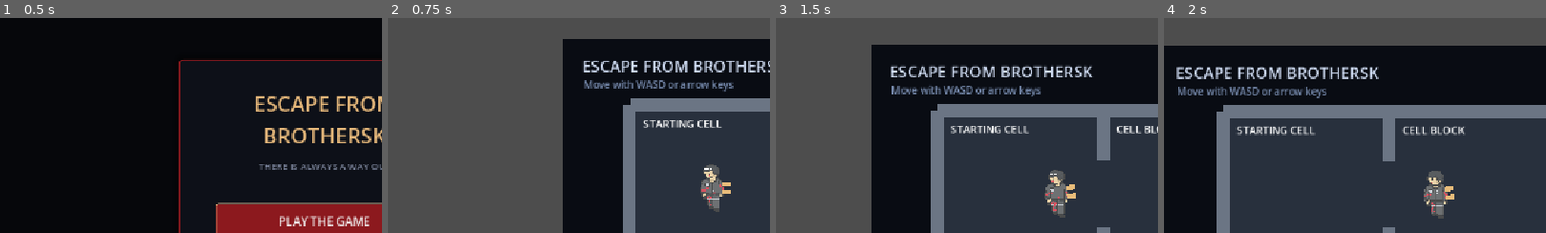
Above: before the commit, frames 1-4 (left to right).
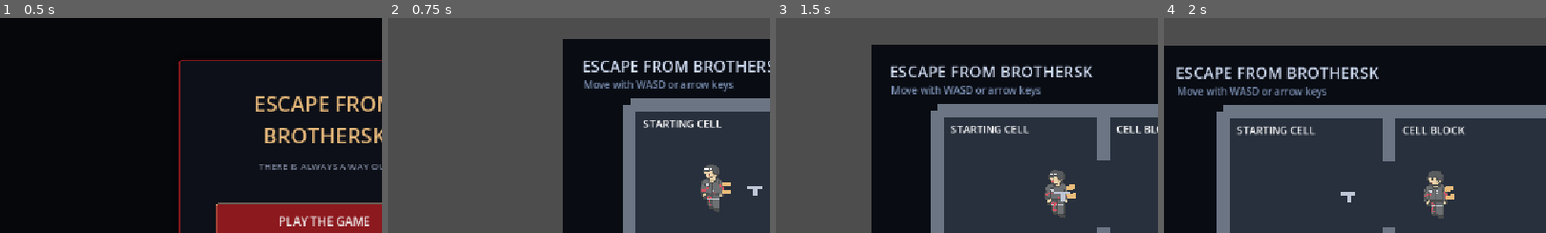
Above: after the commit, the same moments.

Repository: Lolanimus/EscapeFromBrothersk
Game: Godot game, scene res://scenes/main_menu.tscn
Same seed, same stepped clock (60 frames per second), same inputs: the game is played once before the commit and once after it.
Inputs (mouse positions are % of the whole screen's width and height, from its top left):
- Up to frame 1 (0.5 s): no input
- Up to frame 2 (0.75 s): click "PLAY THE GAME" at 0.5 s
- Up to frame 3 (1.5 s): tap Enter at 1.25 s; move the mouse to (72, 45) at 1.27 s; hold D (move_right) from 1.28 s (still down); click (72, 45) at 1.35 s
- Up to frame 4 (2 s): keep holding D (move_right); tap Space (shoot, bound only before the commit) at 1.55 s
The pictures show only the part of the screen within x 8-58%, y 10-60%; the shares and areas given below are measured in that part.

Frame 1 is identical in both runs. In frame 2, less than 0.1% of the frame differs, in the area x 94-98%, y 78-83%; in frame 3, less than 0.1%; in frame 4, 0.1%, in the area x 46-50%, y 80-86%.

Commit message:
Implement pistol acquisition and firing

Diff:
--- a/project.godot
+++ b/project.godot
@@ -50,9 +50,14 @@
 , Object(InputEventKey,"resource_local_to_scene":false,"resource_name":"","device":-1,"window_id":0,"alt_pressed":false …(186 unchanged characters)…
 ]
 }
+interact={
+"deadzone": 0.5,
+"events": [Object(InputEventKey,"resource_local_to_scene":false,"resource_name":"","device":-1,"window_id":0,"alt_pressed":false,"shift_pressed":false,"ctrl_pressed":false,"meta_pressed":false,"pressed":false,"keycode":0,"physical_keycode":69,"key_label":0,"unicode":101,"location":0,"echo":false,"script":null)
+]
+}
 shoot={
 "deadzone": 0.5,
-"events": [Object(InputEventKey,"resource_local_to_scene":false,"resource_name":"","device":-1,"window_id":0,"alt_pressed":false,"shift_pressed":false,"ctrl_pressed":false,"meta_pressed":false,"pressed":false,"keycode":0,"physical_keycode":32,"key_label":0,"unicode":0,"location":0,"echo":false,"script":null)
+"events": [Object(InputEventMouseButton,"resource_local_to_scene":false,"resource_name":"","device":-1,"window_id":0,"alt_pressed":false,"shift_pressed":false,"ctrl_pressed":false,"meta_pressed":false,"button_mask":0,"position":Vector2(0, 0),"global_position":Vector2(0, 0),"factor":1.0,"button_index":1,"canceled":false,"pressed":false,"double_click":false,"script":null)
 ]
 }
 
--- a/scenes/main.tscn
+++ b/scenes/main.tscn
@@ -5,12 +5,16 @@
 [ext_resource type="Script" uid="uid://b32oapm3pxhbs" path="res://scripts/enemy.gd" id="3_enemy"]
 [ext_resource type="Script" path="res://scripts/player_camera.gd" id="4_camera"]
 [ext_resource type="Script" path="res://scripts/prison_level.gd" id="5_level"]
+[ext_resource type="Script" path="res://scripts/weapon_pickup.gd" id="6_pickup"]
 
 [sub_resource type="RectangleShape2D" id="RectangleShape2D_go7yb"]
 size = Vector2(37, 73)
 
 [sub_resource type="RectangleShape2D" id="RectangleShape2D_2urpc"]
 size = Vector2(42, 48)
+
+[sub_resource type="CircleShape2D" id="CircleShape2D_pistol"]
+radius = 14.0
 
 [node name="Main" type="Node2D" unique_id=1178601059]
 script = ExtResource("5_level")
@@ -66,13 +70,33 @@
 polygon = PackedVector2Array(14, 3, 27, 3, 27, 10, 14, 10)
 color = Color(0.91, 0.74, 0.48, 1)
 
+[node name="Pistol" type="Polygon2D" parent="Player/AimPivot"]
+visible = false
+polygon = PackedVector2Array(12, -5, 34, -5, 34, 2, 25, 2, 25, 13, 18, 13, 18, 2, 12, 2)
+color = Color(0.75, 0.78, 0.84, 1)
+
 [node name="Camera2D" type="Camera2D" parent="Player" unique_id=1666563782]
 script = ExtResource("4_camera")
+
+[node name="Pickups" type="Node2D" parent="."]
+
+[node name="Pistol" type="Area2D" parent="Pickups" groups=["weapon_pickups"]]
+position = Vector2(290, 225)
+collision_layer = 0
+collision_mask = 0
+script = ExtResource("6_pickup")
+
+[node name="CollisionShape2D" type="CollisionShape2D" parent="Pickups/Pistol"]
+shape = SubResource("CircleShape2D_pistol")
+
+[node name="Visual" type="Polygon2D" parent="Pickups/Pistol"]
+polygon = PackedVector2Array(-14, -4, 10, -4, 10, 2, 3, 2, 3, 11, -4, 11, -4, 2, -14, 2)
+color = Color(0.75, 0.78, 0.84, 1)
 
 [node name="Enemies" type="Node2D" parent="." unique_id=140466316]
 position = Vector2(663, 318)
 
-[node name="Enemy1" type="CharacterBody2D" parent="Enemies" unique_id=1032443518]
+[node name="Enemy1" type="CharacterBody2D" parent="Enemies" groups=["police"] unique_id=1032443518]
 position = Vector2(10, -1)
 collision_layer = 2
 script = ExtResource("3_enemy")
--- /dev/null
+++ b/scenes/pistol_projectile.tscn
@@ -0,0 +1,18 @@
+[gd_scene load_steps=3 format=3]
+
+[ext_resource type="Script" path="res://scripts/pistol_projectile.gd" id="1_projectile"]
+
+[sub_resource type="RectangleShape2D" id="RectangleShape2D_projectile"]
+size = Vector2(12, 4)
+
+[node name="PistolProjectile" type="Area2D" groups=["player_projectiles"]]
+collision_layer = 4
+collision_mask = 3
+script = ExtResource("1_projectile")
+
+[node name="CollisionShape2D" type="CollisionShape2D" parent="."]
+shape = SubResource("RectangleShape2D_projectile")
+
+[node name="Visual" type="Polygon2D" parent="."]
+polygon = PackedVector2Array(-6, -2, 6, -2, 6, 2, -6, 2)
+color = Color(1, 0.9, 0.35, 1)
--- a/scripts/enemy.gd
+++ b/scripts/enemy.gd
@@ -26,9 +26,14 @@
 @onready var target: CharacterBody2D = get_node_or_null(target_path) as CharacterBody2D
 
 var is_alerted: bool = false
+var life_state: StringName = &"living"
 
 
 func _physics_process(_delta: float) -> void:
+	if life_state == &"dead":
+		velocity = Vector2.ZERO
+		return
+
 	velocity = Vector2.ZERO
 
 	if target != null and not is_alerted and _can_see_target():
@@ -42,6 +47,19 @@
 			velocity = global_position.direction_to(pursuit_position) * speed
 
 	move_and_slide()
+
+
+func take_player_projectile_hit() -> void:
+	if life_state != &"living" and life_state != &"knocked_down":
+		return
+
+	life_state = &"dead"
+	is_alerted = false
+	velocity = Vector2.ZERO
+	collision_layer = 0
+	collision_mask = 0
+	modulate = Color(0.35, 0.35, 0.35, 1.0)
+	set_physics_process(false)
 
 
 func _get_next_pursuit_position() -> Vector2:
--- /dev/null
+++ b/scripts/pistol_projectile.gd
@@ -0,0 +1,21 @@
+class_name PistolProjectile
+extends Area2D
+
+var direction := Vector2.RIGHT
+var speed := 1200.0
+
+
+func _ready() -> void:
+	body_entered.connect(_on_body_entered)
+
+
+func _physics_process(delta: float) -> void:
+	global_position += direction * speed * delta
+
+
+func _on_body_entered(body: Node2D) -> void:
+	if body.is_in_group("police") and body.has_method("take_player_projectile_hit"):
+		body.call("take_player_projectile_hit")
+		queue_free()
+	elif body is StaticBody2D:
+		queue_free()
--- a/scripts/player.gd
+++ b/scripts/player.gd
@@ -1,13 +1,22 @@
 class_name Player
 extends CharacterBody2D
+
+const PistolProjectileScene := preload("res://scenes/pistol_projectile.tscn")
 
 @export_range(0.0, 1000.0, 1.0) var speed: float = 280.0:
 	set(value):
 		speed = maxf(value, 0.0)
+@export_range(0.0, 200.0, 1.0) var interaction_distance: float = 64.0
+@export_range(0.0, 4000.0, 1.0) var pistol_projectile_speed: float = 1200.0
+@export_range(0.0, 10.0, 0.01) var pistol_firing_cadence: float = 0.25
 
 var active_weapon: StringName = &"fists"
+var _pistol_cooldown_remaining := 0.0
 
 @onready var aim_pivot: Node2D = $AimPivot
+@onready var upper_fist: Polygon2D = $AimPivot/UpperFist
+@onready var lower_fist: Polygon2D = $AimPivot/LowerFist
+@onready var pistol_visual: Polygon2D = $AimPivot/Pistol
 
 
 func _input(event: InputEvent) -> void:
@@ -20,7 +29,48 @@
 	aim_pivot.global_rotation = cursor_direction.angle()
 
 
-func _physics_process(_delta: float) -> void:
+func _physics_process(delta: float) -> void:
+	_pistol_cooldown_remaining = maxf(_pistol_cooldown_remaining - delta, 0.0)
+	if Input.is_action_just_pressed("interact"):
+		_acquire_nearest_weapon()
+	if (
+		Input.is_action_just_pressed("shoot")
+		and active_weapon == &"pistol"
+		and is_zero_approx(_pistol_cooldown_remaining)
+	):
+		_fire_pistol()
+		_pistol_cooldown_remaining = pistol_firing_cadence
+
 	var direction := Input.get_vector("move_left", "move_right", "move_up", "move_down")
 	velocity = direction * speed
 	move_and_slide()
+
+
+func _acquire_nearest_weapon() -> void:
+	var nearest_pickup: Node2D = null
+	var nearest_distance := interaction_distance
+	for candidate in get_tree().get_nodes_in_group("weapon_pickups"):
+		var pickup := candidate as Node2D
+		if pickup == null:
+			continue
+		var distance := global_position.distance_to(pickup.global_position)
+		if distance <= nearest_distance:
+			nearest_pickup = pickup
+			nearest_distance = distance
+
+	if nearest_pickup == null:
+		return
+
+	active_weapon = StringName(nearest_pickup.get("weapon_type"))
+	upper_fist.visible = active_weapon != &"pistol"
+	lower_fist.visible = active_weapon != &"pistol"
+	pistol_visual.visible = active_weapon == &"pistol"
+	nearest_pickup.queue_free()
+
+
+func _fire_pistol() -> void:
+	var projectile := PistolProjectileScene.instantiate() as Area2D
+	get_tree().current_scene.add_child(projectile)
+	projectile.global_position = aim_pivot.global_position
+	projectile.set("direction", Vector2.RIGHT.rotated(aim_pivot.global_rotation))
+	projectile.set("speed", pistol_projectile_speed)
--- /dev/null
+++ b/scripts/weapon_pickup.gd
@@ -0,0 +1,4 @@
+class_name WeaponPickup
+extends Area2D
+
+@export var weapon_type: StringName = &"pistol"
--- /dev/null
+++ b/tests/test_pistol.gd
@@ -0,0 +1,482 @@
+extends SceneTree
+
+const GameplayScene := preload("res://scenes/main.tscn")
+
+var _failures := 0
+
+
+func _initialize() -> void:
+	call_deferred("_run_tests")
+
+
+func _run_tests() -> void:
+	await _test_player_can_pick_up_the_pistol()
+	await _test_left_click_fires_one_projectile_toward_the_cursor()
+	await _test_pistol_projectile_kills_a_living_policeman_in_one_hit()
+	await _test_pistol_projectile_kills_a_knocked_down_policeman_in_one_hit()
+	await _test_wall_stops_projectile_before_it_reaches_policeman()
+	await _test_pistol_projectile_speed_is_configurable_and_observable()
+	await _test_player_pistol_firing_cadence_is_configurable_and_observable()
+
+	if _failures == 0:
+		print("PASS: all pistol tests passed")
+	else:
+		push_error("FAIL: %d pistol test(s) failed" % _failures)
+
+	quit(_failures)
+
+
+func _test_player_can_pick_up_the_pistol() -> void:
+	var level := GameplayScene.instantiate()
+	root.add_child(level)
+	current_scene = level
+	await process_frame
+
+	var player := level.get_node("Player") as CharacterBody2D
+	var pistol_pickup := level.get_node_or_null("Pickups/Pistol") as Node2D
+	if pistol_pickup == null:
+		_expect(false, "the gameplay scene provides a pistol for the player to acquire")
+		level.queue_free()
+		await process_frame
+		return
+
+	player.global_position = pistol_pickup.global_position
+	await physics_frame
+	Input.action_press("interact")
+	await physics_frame
+	Input.action_release("interact")
+	await process_frame
+
+	var equipped_pistol := player.get_node_or_null("AimPivot/Pistol") as CanvasItem
+	var upper_fist := player.get_node("AimPivot/UpperFist") as CanvasItem
+	var lower_fist := player.get_node("AimPivot/LowerFist") as CanvasItem
+	_expect(
+		player.get("active_weapon") == &"pistol"
+		and not is_instance_valid(pistol_pickup)
+		and equipped_pistol != null
+		and equipped_pistol.visible
+		and not upper_fist.visible
+		and not lower_fist.visible,
+		"pressing E beside the pistol visibly equips it and removes it from the floor"
+	)
+
+	level.queue_free()
+	await process_frame
+
+
+func _test_left_click_fires_one_projectile_toward_the_cursor() -> void:
+	var level := GameplayScene.instantiate()
+	root.add_child(level)
+	current_scene = level
+	await process_frame
+
+	var player := level.get_node("Player") as CharacterBody2D
+	var pistol_pickup := level.get_node("Pickups/Pistol") as Node2D
+	player.global_position = pistol_pickup.global_position
+	await physics_frame
+	Input.action_press("interact")
+	await physics_frame
+	Input.action_release("interact")
+
+	var player_viewport_position: Vector2 = (
+		player.get_global_transform_with_canvas() * Vector2.ZERO
+	)
+	var mouse_motion := InputEventMouseMotion.new()
+	mouse_motion.position = player_viewport_position + Vector2(300.0, 0.0)
+	mouse_motion.global_position = mouse_motion.position
+	Input.parse_input_event(mouse_motion)
+	await process_frame
+	var aim_pivot := player.get_node("AimPivot") as Node2D
+
+	var click := InputEventMouseButton.new()
+	click.button_index = MOUSE_BUTTON_LEFT
+	click.position = mouse_motion.position
+	click.global_position = mouse_motion.global_position
+	click.pressed = true
+	Input.parse_input_event(click)
+	await physics_frame
+	click = InputEventMouseButton.new()
+	click.button_index = MOUSE_BUTTON_LEFT
+	click.position = mouse_motion.position
+	click.global_position = mouse_motion.global_position
+	click.pressed = false
+	Input.parse_input_event(click)
+
+	for frame in range(3):
+		await physics_frame
+	var projectiles := get_nodes_in_group("player_projectiles")
+	var aimed_direction := Vector2.RIGHT.rotated(aim_pivot.global_rotation)
+
+	var fired_toward_cursor := false
+	var travel_direction := Vector2.ZERO
+	var projectile_position := Vector2.ZERO
+	var projectile_direction := Vector2.ZERO
+	if projectiles.size() == 1:
+		var projectile := projectiles[0] as Node2D
+		projectile_position = projectile.global_position
+		projectile_direction = projectile.get("direction") as Vector2
+		travel_direction = player.global_position.direction_to(projectile.global_position)
+		fired_toward_cursor = travel_direction.dot(aimed_direction) > 0.99
+	_expect(
+		projectiles.size() == 1 and fired_toward_cursor,
+		"left click fires one pistol projectile toward the cursor "
+		+ "(projectiles: %d, player: %s, projectile: %s, stored direction: %s, aim: %s, travel: %s, moved correctly: %s)" % [
+			projectiles.size(),
+			player.global_position,
+			projectile_position,
+			projectile_direction,
+			aimed_direction,
+			travel_direction,
+			fired_toward_cursor,
+		]
+	)
+
+	level.queue_free()
+	await process_frame
+
+
+func _test_pistol_projectile_kills_a_living_policeman_in_one_hit() -> void:
+	var level := GameplayScene.instantiate()
+	root.add_child(level)
+	current_scene = level
+	await process_frame
+
+	var player := level.get_node("Player") as CharacterBody2D
+	var enemy := level.get_node("Enemies/Enemy1") as CharacterBody2D
+	var pistol_pickup := level.get_node("Pickups/Pistol") as Node2D
+	player.global_position = pistol_pickup.global_position
+	enemy.speed = 0.0
+	await physics_frame
+	Input.action_press("interact")
+	await physics_frame
+	Input.action_release("interact")
+
+	var mouse_motion := InputEventMouseMotion.new()
+	mouse_motion.position = player.get_global_transform_with_canvas() * Vector2.ZERO + Vector2(300.0, 0.0)
+	mouse_motion.global_position = mouse_motion.position
+	Input.parse_input_event(mouse_motion)
+	await process_frame
+	var click := InputEventMouseButton.new()
+	click.button_index = MOUSE_BUTTON_LEFT
+	click.position = mouse_motion.position
+	click.global_position = mouse_motion.global_position
+	click.pressed = true
+	Input.parse_input_event(click)
+	await physics_frame
+	click = InputEventMouseButton.new()
+	click.button_index = MOUSE_BUTTON_LEFT
+	click.position = mouse_motion.position
+	click.global_position = mouse_motion.global_position
+	click.pressed = false
+	Input.parse_input_event(click)
+	await physics_frame
+
+	var projectiles := get_nodes_in_group("player_projectiles")
+	if projectiles.size() == 1:
+		var projectile := projectiles[0] as Node2D
+		var direction := projectile.get("direction") as Vector2
+		enemy.global_position = projectile.global_position + direction * 400.0
+	for frame in range(50):
+		await physics_frame
+
+	var remaining_projectiles := get_nodes_in_group("player_projectiles")
+	var projectile_position := Vector2.ZERO
+	if not remaining_projectiles.is_empty():
+		projectile_position = (remaining_projectiles[0] as Node2D).global_position
+	_expect(
+		enemy.get("life_state") == &"dead",
+		"one pistol projectile permanently kills a distant living policeman without damage falloff "
+		+ "(enemy: %s, projectile: %s, remaining projectiles: %d)" % [
+			enemy.global_position,
+			projectile_position,
+			remaining_projectiles.size(),
+		]
+	)
+
+	level.queue_free()
+	await process_frame
+
+
+func _test_pistol_projectile_kills_a_knocked_down_policeman_in_one_hit() -> void:
+	var level := GameplayScene.instantiate()
+	root.add_child(level)
+	current_scene = level
+	await process_frame
+
+	var player := level.get_node("Player") as CharacterBody2D
+	var enemy := level.get_node("Enemies/Enemy1") as CharacterBody2D
+	var pistol_pickup := level.get_node("Pickups/Pistol") as Node2D
+	player.global_position = pistol_pickup.global_position
+	enemy.speed = 0.0
+	enemy.set("life_state", &"knocked_down")
+	await physics_frame
+	Input.action_press("interact")
+	await physics_frame
+	Input.action_release("interact")
+
+	var mouse_motion := InputEventMouseMotion.new()
+	mouse_motion.position = player.get_global_transform_with_canvas() * Vector2.ZERO + Vector2(300.0, 0.0)
+	mouse_motion.global_position = mouse_motion.position
+	Input.parse_input_event(mouse_motion)
+	await process_frame
+	var click := InputEventMouseButton.new()
+	click.button_index = MOUSE_BUTTON_LEFT
+	click.position = mouse_motion.position
+	click.global_position = mouse_motion.global_position
+	click.pressed = true
+	Input.parse_input_event(click)
+	await physics_frame
+	click = InputEventMouseButton.new()
+	click.button_index = MOUSE_BUTTON_LEFT
+	click.position = mouse_motion.position
+	click.global_position = mouse_motion.global_position
+	click.pressed = false
+	Input.parse_input_event(click)
+	await physics_frame
+
+	var projectiles := get_nodes_in_group("player_projectiles")
+	if projectiles.size() == 1:
+		var projectile := projectiles[0] as Node2D
+		var direction := projectile.get("direction") as Vector2
+		enemy.global_position = projectile.global_position + direction * 60.0
+	for frame in range(15):
+		await physics_frame
+
+	_expect(
+		enemy.get("life_state") == &"dead",
+		"one pistol projectile permanently kills a knocked-down policeman"
+	)
+
+	level.queue_free()
+	await process_frame
+
+
+func _test_wall_stops_projectile_before_it_reaches_policeman() -> void:
+	var level := GameplayScene.instantiate()
+	root.add_child(level)
+	current_scene = level
+	await process_frame
+
+	var player := level.get_node("Player") as CharacterBody2D
+	var enemy := level.get_node("Enemies/Enemy1") as CharacterBody2D
+	var pistol_pickup := level.get_node("Pickups/Pistol") as Node2D
+	player.global_position = pistol_pickup.global_position
+	enemy.speed = 0.0
+	await physics_frame
+	Input.action_press("interact")
+	await physics_frame
+	Input.action_release("interact")
+
+	var mouse_motion := InputEventMouseMotion.new()
+	mouse_motion.position = player.get_global_transform_with_canvas() * Vector2.ZERO + Vector2(300.0, 0.0)
+	mouse_motion.global_position = mouse_motion.position
+	Input.parse_input_event(mouse_motion)
+	await process_frame
+	var click := InputEventMouseButton.new()
+	click.button_index = MOUSE_BUTTON_LEFT
+	click.position = mouse_motion.position
+	click.global_position = mouse_motion.global_position
+	click.pressed = true
+	Input.parse_input_event(click)
+	await physics_frame
+	click = InputEventMouseButton.new()
+	click.button_index = MOUSE_BUTTON_LEFT
+	click.position = mouse_motion.position
+	click.global_position = mouse_motion.global_position
+	click.pressed = false
+	Input.parse_input_event(click)
+	await physics_frame
+
+	var projectiles := get_nodes_in_group("player_projectiles")
+	if projectiles.size() == 1:
+		var projectile := projectiles[0] as Node2D
+		var direction := projectile.get("direction") as Vector2
+		var wall := StaticBody2D.new()
+		wall.global_position = projectile.global_position + direction * 60.0
+		var collision := CollisionShape2D.new()
+		var shape := RectangleShape2D.new()
+		shape.size = Vector2(20.0, 120.0)
+		collision.shape = shape
+		wall.add_child(collision)
+		level.add_child(wall)
+		enemy.global_position = projectile.global_position + direction * 120.0
+	for frame in range(20):
+		await physics_frame
+
+	_expect(
+		get_nodes_in_group("player_projectiles").is_empty()
+		and enemy.get("life_state") == &"living",
+		"a wall stops the projectile without penetration or ricochet"
+	)
+
+	level.queue_free()
+	await process_frame
+
+
+func _test_pistol_projectile_speed_is_configurable_and_observable() -> void:
+	var level := GameplayScene.instantiate()
+	root.add_child(level)
+	current_scene = level
+	await process_frame
+
+	var player := level.get_node("Player") as CharacterBody2D
+	var configured_speed = player.get("pistol_projectile_speed")
+	if configured_speed == null:
+		_expect(false, "pistol projectile speed is publicly configurable")
+		level.queue_free()
+		await process_frame
+		return
+	_expect(
+		is_equal_approx(float(configured_speed), 1200.0),
+		"the selected default pistol projectile speed is 1200 pixels per second"
+	)
+	player.set("pistol_projectile_speed", 600.0)
+
+	var pistol_pickup := level.get_node("Pickups/Pistol") as Node2D
+	player.global_position = pistol_pickup.global_position
+	await physics_frame
+	Input.action_press("interact")
+	await physics_frame
+	Input.action_release("interact")
+	var mouse_motion := InputEventMouseMotion.new()
+	mouse_motion.position = player.get_global_transform_with_canvas() * Vector2.ZERO + Vector2(300.0, 0.0)
+	mouse_motion.global_position = mouse_motion.position
+	Input.parse_input_event(mouse_motion)
+	await process_frame
+	var click := InputEventMouseButton.new()
+	click.button_index = MOUSE_BUTTON_LEFT
+	click.position = mouse_motion.position
+	click.global_position = mouse_motion.global_position
+	click.pressed = true
+	Input.parse_input_event(click)
+	await physics_frame
+	click = InputEventMouseButton.new()
+	click.button_index = MOUSE_BUTTON_LEFT
+	click.position = mouse_motion.position
+	click.global_position = mouse_motion.global_position
+	click.pressed = false
+	Input.parse_input_event(click)
+	await physics_frame
+
+	var projectiles := get_nodes_in_group("player_projectiles")
+	var start_position := Vector2.ZERO
+	if projectiles.size() == 1:
+		start_position = (projectiles[0] as Node2D).global_position
+	for frame in range(6):
+		await physics_frame
+	projectiles = get_nodes_in_group("player_projectiles")
+	var distance_traveled := 0.0
+	if projectiles.size() == 1:
+		distance_traveled = start_position.distance_to((projectiles[0] as Node2D).global_position)
+
+	_expect(
+		projectiles.size() == 1 and is_equal_approx(distance_traveled, 60.0),
+		"a configured 600 pixel-per-second projectile travels 60 pixels in six physics frames "
+		+ "(distance: %s)" % distance_traveled
+	)
+
+	level.queue_free()
+	await process_frame
+
+
+func _test_player_pistol_firing_cadence_is_configurable_and_observable() -> void:
+	var level := GameplayScene.instantiate()
+	root.add_child(level)
+	current_scene = level
+	await process_frame
+
+	var player := level.get_node("Player") as CharacterBody2D
+	var configured_cadence = player.get("pistol_firing_cadence")
+	if configured_cadence == null:
+		_expect(false, "player pistol firing cadence is publicly configurable")
+		level.queue_free()
+		await process_frame
+		return
+	_expect(
+		is_equal_approx(float(configured_cadence), 0.25),
+		"the selected default player pistol firing cadence is 0.25 seconds"
+	)
+	player.set("pistol_firing_cadence", 0.5)
+	player.set("pistol_projectile_speed", 0.0)
+
+	var pistol_pickup := level.get_node("Pickups/Pistol") as Node2D
+	player.global_position = pistol_pickup.global_position
+	await physics_frame
+	Input.action_press("interact")
+	await physics_frame
+	Input.action_release("interact")
+	var mouse_motion := InputEventMouseMotion.new()
+	mouse_motion.position = player.get_global_transform_with_canvas() * Vector2.ZERO + Vector2(300.0, 0.0)
+	mouse_motion.global_position = mouse_motion.position
+	Input.parse_input_event(mouse_motion)
+	await process_frame
+
+	var click := InputEventMouseButton.new()
+	click.button_index = MOUSE_BUTTON_LEFT
+	click.position = mouse_motion.position
+	click.global_position = mouse_motion.global_position
+	click.pressed = true
+	Input.parse_input_event(click)
+	await physics_frame
+	click = InputEventMouseButton.new()
+	click.button_index = MOUSE_BUTTON_LEFT
+	click.position = mouse_motion.position
+	click.global_position = mouse_motion.global_position
+	click.pressed = false
+	Input.parse_input_event(click)
+	await physics_frame
+
+	click = InputEventMouseButton.new()
+	click.button_index = MOUSE_BUTTON_LEFT
+	click.position = mouse_motion.position
+	click.global_position = mouse_motion.global_position
+	click.pressed = true
+	Input.parse_input_event(click)
+	await physics_frame
+	click = InputEventMouseButton.new()
+	click.button_index = MOUSE_BUTTON_LEFT
+	click.position = mouse_motion.position
+	click.global_position = mouse_motion.global_position
+	click.pressed = false
+	Input.parse_input_event(click)
+	await physics_frame
+	var projectiles_during_cooldown := get_nodes_in_group("player_projectiles").size()
+
+	for frame in range(31):
+		await physics_frame
+	click = InputEventMouseButton.new()
+	click.button_index = MOUSE_BUTTON_LEFT
+	click.position = mouse_motion.position
+	click.global_position = mouse_motion.global_position
+	click.pressed = true
+	Input.parse_input_event(click)
+	await physics_frame
+	click = InputEventMouseButton.new()
+	click.button_index = MOUSE_BUTTON_LEFT
+	click.position = mouse_motion.position
+	click.global_position = mouse_motion.global_position
+	click.pressed = false
+	Input.parse_input_event(click)
+	await physics_frame
+	var projectiles_after_cooldown := get_nodes_in_group("player_projectiles").size()
+
+	_expect(
+		projectiles_during_cooldown == 1 and projectiles_after_cooldown == 2,
+		"a configured 0.5-second cadence blocks an immediate shot and allows the next timed shot "
+		+ "(during: %d, after: %d)" % [
+			projectiles_during_cooldown,
+			projectiles_after_cooldown,
+		]
+	)
+
+	level.queue_free()
+	await process_frame
+
+
+func _expect(condition: bool, message: String) -> void:
+	if condition:
+		print("PASS: %s" % message)
+		return
+
+	_failures += 1
+	push_error("FAIL: %s" % message)
Not shown, added: scripts/pistol_projectile.gd.uid
Not shown, added: scripts/weapon_pickup.gd.uid
Not shown, added: tests/test_pistol.gd.uid
